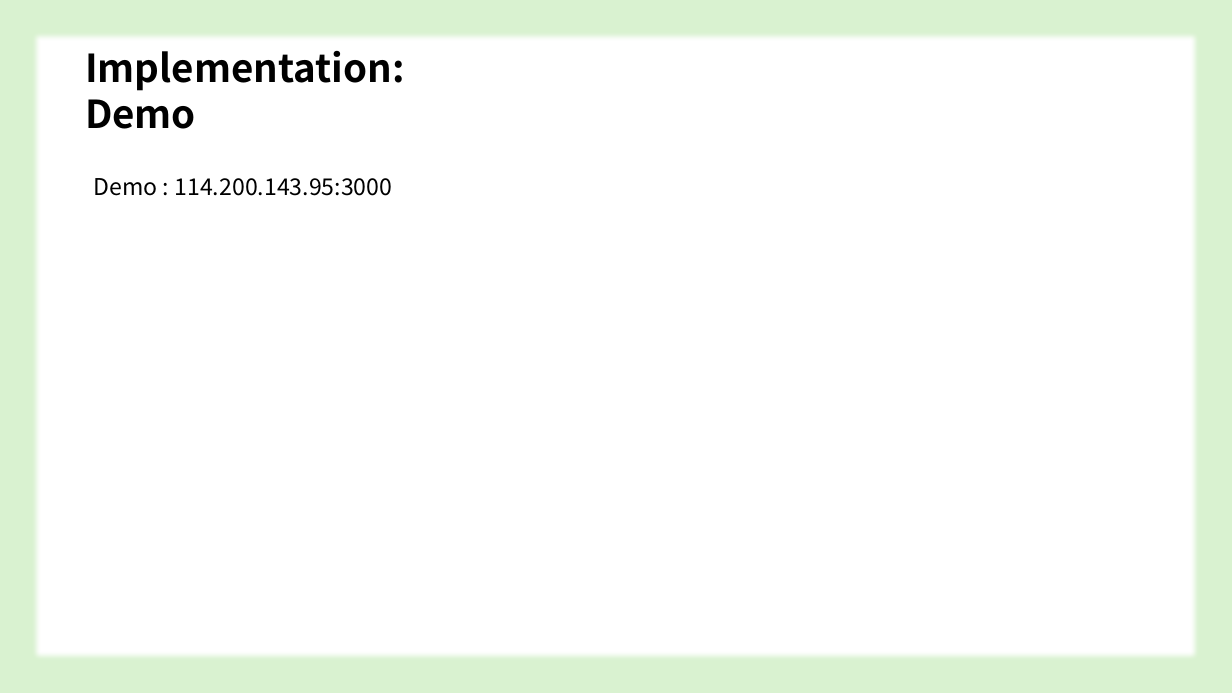
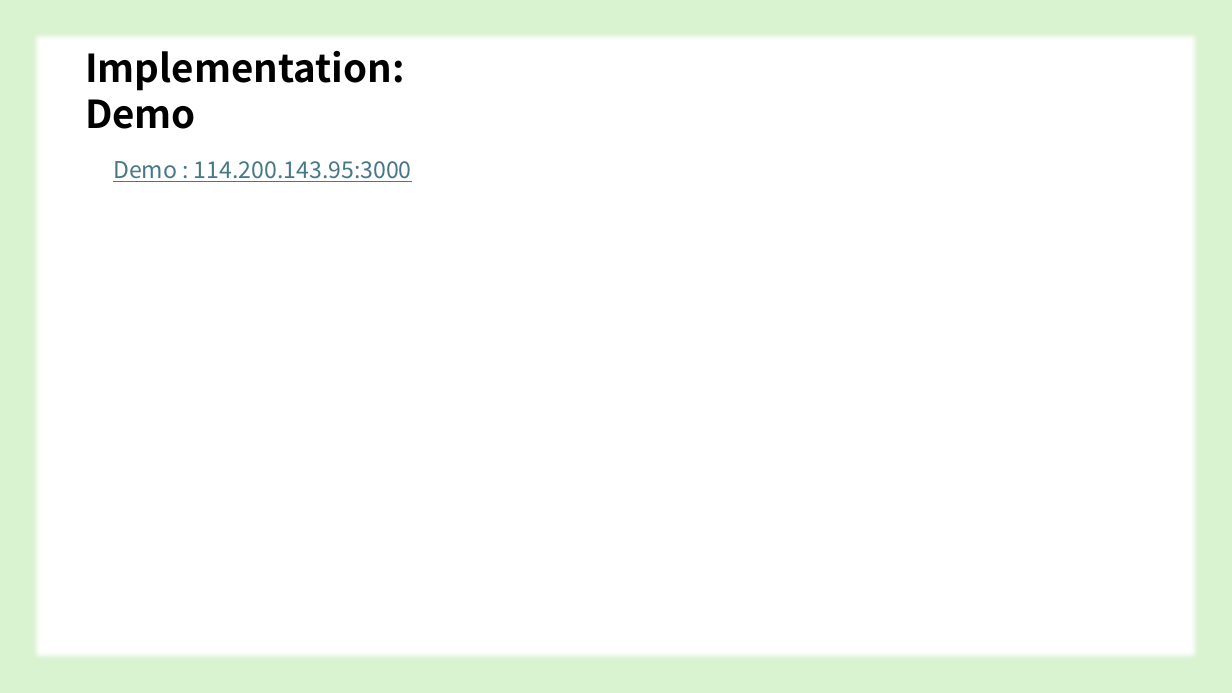
Before and after one commit to SecAI-Lab/SWE3028-Fall-2024, a slide deck: slide 9 of Team J/4. Final Presentation, Final Report/TeamJ_Final_Presentation.pptx. Drawn at 1232x693 pixels with LibreOffice and Linux fonts; fonts in the diff are those of the drawing. Boxes give left, top, right and bottom in pixels: in the first picture for what was removed or moved away, otherwise in the second. Text is boxed around its words. In the diff, an @@ line names an element or a change of style, - is before the commit and + after.

```diff
--- a/Team J/4. Final Presentation, Final Report/TeamJ_Final_Presentation.pptx
+++ b/Team J/4. Final Presentation, Final Report/TeamJ_Final_Presentation.pptx
@@ text "Demo : 114.200.143.95:3000": place and size @@
-text "Demo : 114.200.143.95:3000" at (94, 178, 393, 196)
+text "Demo : 114.200.143.95:3000" at (113, 161, 412, 182)
@@ text "Demo : 114.200.143.95:3000" at (113, 161, 412, 182): text colour #000000 to #467886, underline on @@
```
